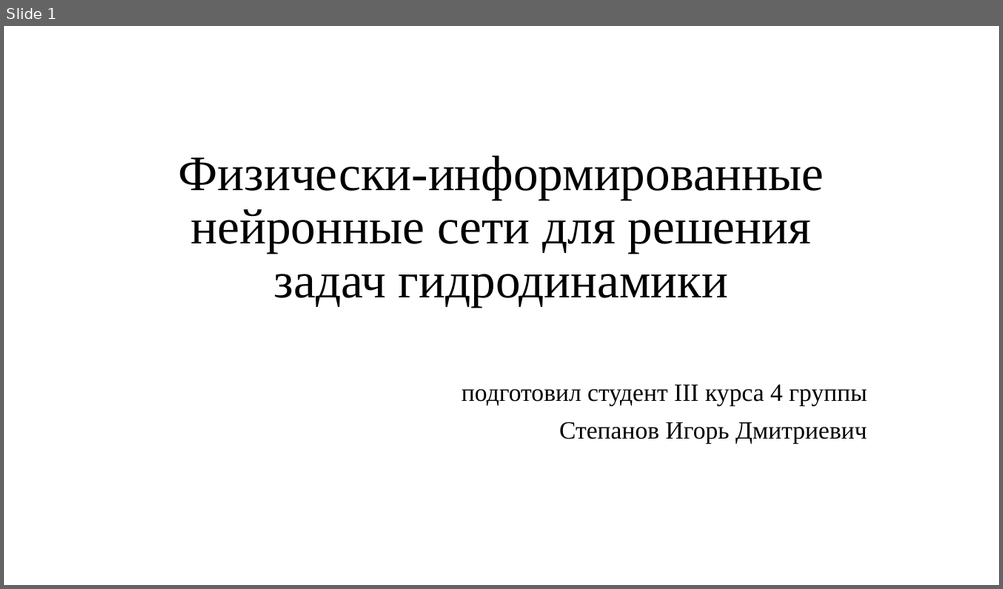
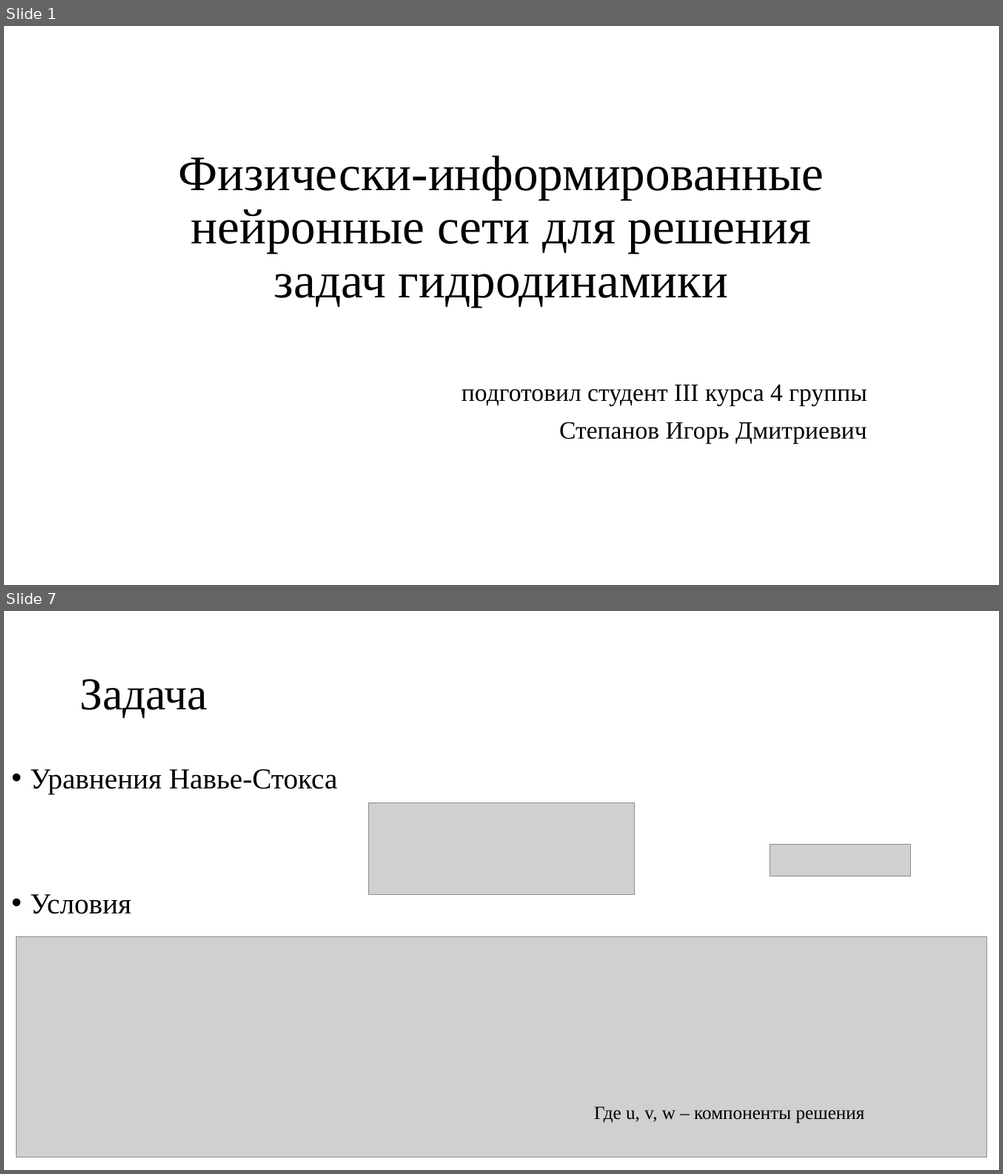
Before and after one commit to Ygrik2003/PINN_GL, a slide deck: src_latex/present.pptx. Shown one above the other, each under a label of ours: slide 1 before the commit, slides 1 and 7 after it; the slides between them are not shown. The pictures are 1003x589 and 1003x1174 pixels, drawn with LibreOffice and Linux fonts; fonts in the diff are those of the drawing; grey boxes stand for pictures. Boxes give left, top, right and bottom in pixels: in the first picture for what was removed or moved away, otherwise in the second. Text is boxed around its words. In the diff, an @@ line names an element or a change of style, - is before the commit and + after.

```diff
--- a/src_latex/present.pptx
+++ b/src_latex/present.pptx
@@ slide 7 added at <box>4,611,999,1170</box>, background #FFFFFF @@
@@ title added at <box>79,679,208,718</box>, 44 pt, text #000000 @@
+Задача
@@ text added at <box>30,769,337,914</box>, 28 pt, text #000000 @@
+• Уравнения Навье-Стокса
+• Условия
@@ picture added at <box>369,803,634,895</box> @@
@@ picture added at <box>770,845,910,877</box> @@
@@ picture added at <box>16,937,987,1157</box> @@
@@ text added at <box>594,1107,865,1124</box>, 18 pt, text #000000 @@
+Где u, v, w – компоненты решения
```
Also in this commit, not shown: 5 slides changed, 5 other slides added.
